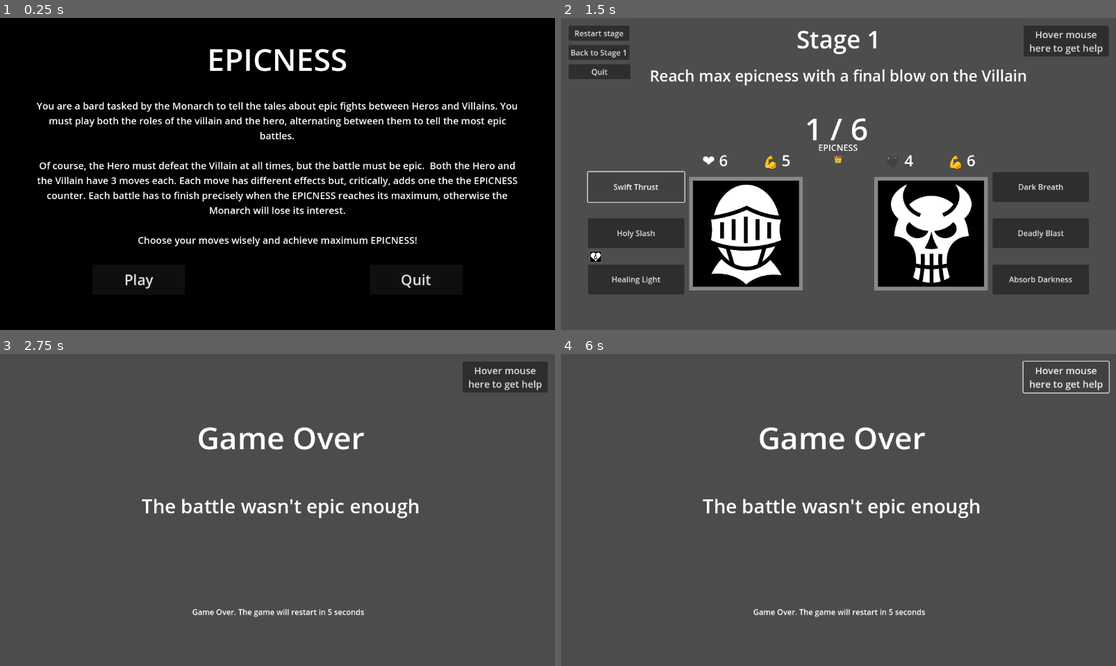
Above: before the commit, frames 1-4 (two rows, left to right).
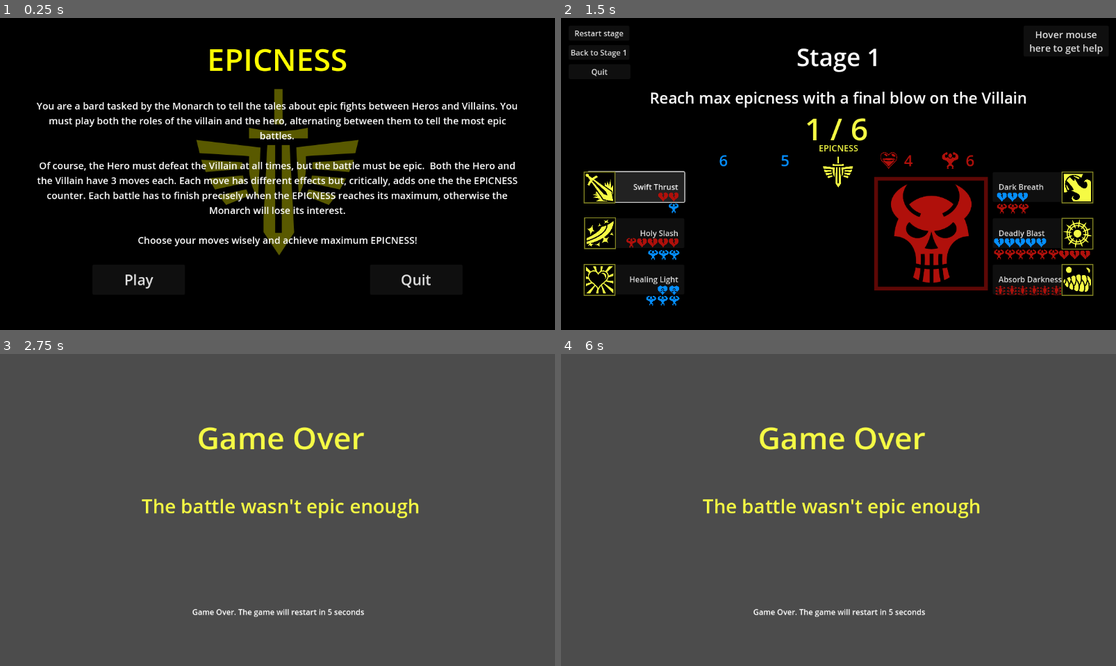
Above: after the commit, the same moments.

Repository: mtcruz/EPICNESS
Game: Godot game, scene res://main.tscn
Same seed, same stepped clock (60 frames per second), same inputs: the game is played once before the commit and once after it.
Inputs:
- Up to frame 1 (0.25 s): no input
- Up to frame 2 (1.5 s): click "Play" at 0.5 s; click "Swift Thrust" at 1.25 s
- Up to frame 3 (2.75 s): click "Holy Slash" at 2 s
- Up to frame 4 (6 s): click "Healing Light" at 2.75 s; click "Dark Breath" at 3.5 s; click "Deadly Blast" at 4.25 s; click "Absorb Darkness" at 5 s; click "Hover mouse here to get help" at 5.75 s

The runs differ from the first frame. In frame 1, 4.5% of the frame differs, in the area x 35-65%, y 9-76%; in frame 2, 91%, in the area x 0-100%, y 0-100%; in frame 3, 3.2%; in frame 4, 2.2%.

Commit message:
Implement icons for stats and their respective colors

Diff:
--- a/Luta.gd
+++ b/Luta.gd
@@ -69,10 +69,10 @@
 							"\n | time_transition: " , time_transition,
 							"\n | time_now: " , time_now, \
 							" | last_actor: ", last_actor))
-	$HeroHealth.set_text("❤ %d" % [health_hero])
-	$VillainHealth.set_text("🖤 %d" % [health_villain])
-	$HeroStamina.set_text("💪 %d" % [stamina_hero])
-	$VillainStamina.set_text("💪 %d" % [stamina_villain])
+	$HeroHealth.set_text(" %d" % [health_hero])
+	$VillainHealth.set_text(" %d" % [health_villain])
+	$HeroStamina.set_text(" %d" % [stamina_hero])
+	$VillainStamina.set_text(" %d" % [stamina_villain])
 	if epicness_current != (epicness_max - 1):
 		$Turns.set_text("%d / %d" % [epicness_current, epicness_max])
 	elif epicness_current == (epicness_max - 1) and not epicness_reached_peak:
--- a/Luta.tscn
+++ b/Luta.tscn
@@ -1,21 +1,62 @@
-[gd_scene load_steps=5 format=3 uid="uid://ibw58h7hq5vq"]
+[gd_scene load_steps=17 format=3 uid="uid://ibw58h7hq5vq"]
 
 [ext_resource type="Script" path="res://Luta.gd" id="1_c3j2y"]
 [ext_resource type="PackedScene" uid="uid://dlftagrqi65gd" path="res://hero.tscn" id="2_7exsv"]
 [ext_resource type="PackedScene" uid="uid://do8chwfgic5y2" path="res://villain.tscn" id="3_0n41o"]
-[ext_resource type="Texture2D" uid="uid://dm8q1ftrvjked" path="res://graphical assets/Lorc RPG icons/Icon.1_09.png" id="4_lhyi7"]
+[ext_resource type="Texture2D" uid="uid://dv66dqfvymged" path="res://game assets/Icon.6_26.png" id="4_f1ogt"]
+[ext_resource type="Texture2D" uid="uid://bhh3bm0qyi3k8" path="res://game assets/Icon_Damage_t.png" id="5_gbxq0"]
+[ext_resource type="Texture2D" uid="uid://bcwg6d24m0ei3" path="res://game assets/Icon.3_24.png" id="5_iyrs7"]
+[ext_resource type="Texture2D" uid="uid://hw7gcr0i0etf" path="res://game assets/Icon_Stamina_t.png" id="6_nhtgo"]
+[ext_resource type="Texture2D" uid="uid://ct4vvd3j51chx" path="res://game assets/Icon.6_49.png" id="7_ifxy2"]
+[ext_resource type="Texture2D" uid="uid://b7d3a20ge0lb8" path="res://game assets/Icons8_09.png" id="8_jd8vp"]
+[ext_resource type="Texture2D" uid="uid://1vlgptfdi88b" path="res://game assets/Icon_heal_t.png" id="9_5lwfx"]
+[ext_resource type="Texture2D" uid="uid://chsha6jt3bu13" path="res://game assets/Icon.4_29.png" id="9_t5ody"]
+[ext_resource type="Texture2D" uid="uid://cm15kyjablgcd" path="res://game assets/EPICNESS icon.png" id="11_u2kvt"]
+[ext_resource type="Texture2D" uid="uid://icmm41tjg5f6" path="res://game assets/Icon.4_38.png" id="12_n1hy3"]
+[ext_resource type="Texture2D" uid="uid://c0euyq7if0tia" path="res://game assets/Icon_heal_stamina_t.png" id="13_kbqhc"]
+[ext_resource type="Texture2D" uid="uid://d1ylqcya55xgk" path="res://game assets/Icon_health_t.png" id="15_wwhq2"]
+
+[sub_resource type="CanvasItemMaterial" id="CanvasItemMaterial_2e5rq"]
 
 [node name="Luta" type="Node2D"]
 process_mode = 1
 script = ExtResource("1_c3j2y")
 
+[node name="ColorRect" type="ColorRect" parent="."]
+material = SubResource("CanvasItemMaterial_2e5rq")
+offset_right = 1152.0
+offset_bottom = 648.0
+color = Color(0, 0, 0, 1)
+
 [node name="Hero" parent="." instance=ExtResource("2_7exsv")]
+modulate = Color(0.0196078, 0.560784, 1, 1)
 position = Vector2(384, 448)
 scale = Vector2(2, 2)
 
+[node name="IconHealthT" type="Sprite2D" parent="Hero"]
+position = Vector2(-43.5, -75.5)
+scale = Vector2(0.05, 0.05)
+texture = ExtResource("15_wwhq2")
+
+[node name="IconStaminaT2" type="Sprite2D" parent="Hero"]
+position = Vector2(20, -76)
+scale = Vector2(0.05, 0.05)
+texture = ExtResource("6_nhtgo")
+
 [node name="Villain" parent="." instance=ExtResource("3_0n41o")]
+modulate = Color(0.690196, 0.0627451, 0.0431373, 1)
 position = Vector2(768, 448)
 scale = Vector2(2, 2)
+
+[node name="IconHealthT2" type="Sprite2D" parent="Villain"]
+position = Vector2(-44, -76)
+scale = Vector2(0.05, 0.05)
+texture = ExtResource("15_wwhq2")
+
+[node name="IconStaminaT" type="Sprite2D" parent="Villain"]
+position = Vector2(20, -76)
+scale = Vector2(0.05, 0.05)
+texture = ExtResource("6_nhtgo")
 
 [node name="HeroButtons" type="Control" parent="."]
 layout_mode = 3
@@ -29,7 +70,32 @@
 offset_top = 320.0
 offset_right = 256.0
 offset_bottom = 382.0
-text = "Swift Thrust"
+text = "Swift Thrust  "
+alignment = 2
+
+[node name="Icon626" type="Sprite2D" parent="HeroButtons"]
+modulate = Color(0.960784, 0.980392, 0.266667, 1)
+position = Vector2(80, 352)
+scale = Vector2(0.165, 0.165)
+texture = ExtResource("4_f1ogt")
+
+[node name="IconDamageT" type="Sprite2D" parent="HeroButtons"]
+modulate = Color(0.690196, 0.0627451, 0.0431373, 1)
+position = Vector2(234, 372)
+scale = Vector2(0.06, 0.06)
+texture = ExtResource("5_gbxq0")
+
+[node name="IconDamageT2" type="Sprite2D" parent="HeroButtons"]
+modulate = Color(0.690196, 0.0627451, 0.0431373, 1)
+position = Vector2(212, 372)
+scale = Vector2(0.06, 0.06)
+texture = ExtResource("5_gbxq0")
+
+[node name="IconStaminaT16" type="Sprite2D" parent="HeroButtons"]
+modulate = Color(0.0196078, 0.560784, 1, 1)
+position = Vector2(234, 395)
+scale = Vector2(0.06, 0.06)
+texture = ExtResource("6_nhtgo")
 
 [node name="hero_move_2" type="Button" parent="HeroButtons"]
 layout_mode = 0
@@ -37,7 +103,62 @@
 offset_top = 416.0
 offset_right = 256.0
 offset_bottom = 478.0
-text = "Holy Slash"
+text = "Holy Slash  "
+alignment = 2
+
+[node name="Icon324" type="Sprite2D" parent="HeroButtons"]
+modulate = Color(0.960784, 0.980392, 0.266667, 1)
+position = Vector2(81, 447)
+scale = Vector2(0.165, 0.165)
+texture = ExtResource("5_iyrs7")
+
+[node name="IconDamageT3" type="Sprite2D" parent="HeroButtons"]
+modulate = Color(0.690196, 0.0627451, 0.0431373, 1)
+position = Vector2(234, 467.16)
+scale = Vector2(0.06, 0.06)
+texture = ExtResource("5_gbxq0")
+
+[node name="IconDamageT4" type="Sprite2D" parent="HeroButtons"]
+modulate = Color(0.690196, 0.0627451, 0.0431373, 1)
+position = Vector2(212, 467.16)
+scale = Vector2(0.06, 0.06)
+texture = ExtResource("5_gbxq0")
+
+[node name="IconDamageT5" type="Sprite2D" parent="HeroButtons"]
+modulate = Color(0.690196, 0.0627451, 0.0431373, 1)
+position = Vector2(190.16, 467.16)
+scale = Vector2(0.06, 0.06)
+texture = ExtResource("5_gbxq0")
+
+[node name="IconDamageT6" type="Sprite2D" parent="HeroButtons"]
+modulate = Color(0.690196, 0.0627451, 0.0431373, 1)
+position = Vector2(168.16, 467.16)
+scale = Vector2(0.06, 0.06)
+texture = ExtResource("5_gbxq0")
+
+[node name="IconStaminaT" type="Sprite2D" parent="HeroButtons"]
+modulate = Color(0.0196078, 0.560784, 1, 1)
+position = Vector2(235.16, 492.16)
+scale = Vector2(0.06, 0.06)
+texture = ExtResource("6_nhtgo")
+
+[node name="IconStaminaT2" type="Sprite2D" parent="HeroButtons"]
+modulate = Color(0.0196078, 0.560784, 1, 1)
+position = Vector2(191.16, 492.16)
+scale = Vector2(0.06, 0.06)
+texture = ExtResource("6_nhtgo")
+
+[node name="IconStaminaT7" type="Sprite2D" parent="HeroButtons"]
+modulate = Color(0.690196, 0.0627451, 0.0431373, 1)
+position = Vector2(146, 467)
+scale = Vector2(0.06, 0.06)
+texture = ExtResource("6_nhtgo")
+
+[node name="IconStaminaT3" type="Sprite2D" parent="HeroButtons"]
+modulate = Color(0.0196078, 0.560784, 1, 1)
+position = Vector2(213.16, 492.16)
+scale = Vector2(0.06, 0.06)
+texture = ExtResource("6_nhtgo")
 
 [node name="hero_move_3" type="Button" parent="HeroButtons"]
 layout_mode = 0
@@ -45,7 +166,44 @@
 offset_top = 512.0
 offset_right = 256.0
 offset_bottom = 574.0
-text = "Healing Light"
+text = "Healing Light  "
+alignment = 2
+
+[node name="Icons809" type="Sprite2D" parent="HeroButtons"]
+modulate = Color(0.960784, 0.980392, 0.266667, 1)
+position = Vector2(80, 544)
+scale = Vector2(0.165, 0.165)
+texture = ExtResource("8_jd8vp")
+
+[node name="IconHealT" type="Sprite2D" parent="HeroButtons"]
+modulate = Color(0.0196078, 0.560784, 1, 1)
+position = Vector2(235, 566)
+scale = Vector2(0.06, 0.06)
+texture = ExtResource("9_5lwfx")
+
+[node name="IconHealT2" type="Sprite2D" parent="HeroButtons"]
+modulate = Color(0.0196078, 0.560784, 1, 1)
+position = Vector2(211, 566)
+scale = Vector2(0.06, 0.06)
+texture = ExtResource("9_5lwfx")
+
+[node name="IconStaminaT4" type="Sprite2D" parent="HeroButtons"]
+modulate = Color(0.0196078, 0.560784, 1, 1)
+position = Vector2(235.16, 587.16)
+scale = Vector2(0.06, 0.06)
+texture = ExtResource("6_nhtgo")
+
+[node name="IconStaminaT5" type="Sprite2D" parent="HeroButtons"]
+modulate = Color(0.0196078, 0.560784, 1, 1)
+position = Vector2(187.16, 587.16)
+scale = Vector2(0.06, 0.06)
+texture = ExtResource("6_nhtgo")
+
+[node name="IconStaminaT6" type="Sprite2D" parent="HeroButtons"]
+modulate = Color(0.0196078, 0.560784, 1, 1)
+position = Vector2(211.16, 587.16)
+scale = Vector2(0.06, 0.06)
+texture = ExtResource("6_nhtgo")
 
 [node name="VillainButtons" type="Control" parent="."]
 layout_mode = 3
@@ -59,7 +217,50 @@
 offset_top = 320.0
 offset_right = 1096.0
 offset_bottom = 382.0
-text = "Dark Breath"
+text = "  Dark Breath"
+alignment = 0
+
+[node name="Icon649" type="Sprite2D" parent="VillainButtons"]
+modulate = Color(0.960784, 0.980392, 0.266667, 1)
+position = Vector2(1072, 352)
+scale = Vector2(0.165, 0.165)
+texture = ExtResource("7_ifxy2")
+
+[node name="IconDamageT7" type="Sprite2D" parent="VillainButtons"]
+modulate = Color(0.0196078, 0.560784, 1, 1)
+position = Vector2(959, 372.16)
+scale = Vector2(0.06, 0.06)
+texture = ExtResource("5_gbxq0")
+
+[node name="IconDamageT8" type="Sprite2D" parent="VillainButtons"]
+modulate = Color(0.0196078, 0.560784, 1, 1)
+position = Vector2(937, 372.16)
+scale = Vector2(0.06, 0.06)
+texture = ExtResource("5_gbxq0")
+
+[node name="IconDamageT9" type="Sprite2D" parent="VillainButtons"]
+modulate = Color(0.0196078, 0.560784, 1, 1)
+position = Vector2(915.16, 372.16)
+scale = Vector2(0.06, 0.06)
+texture = ExtResource("5_gbxq0")
+
+[node name="IconStaminaT7" type="Sprite2D" parent="VillainButtons"]
+modulate = Color(0.690196, 0.0627451, 0.0431373, 1)
+position = Vector2(960.16, 396.16)
+scale = Vector2(0.06, 0.06)
+texture = ExtResource("6_nhtgo")
+
+[node name="IconStaminaT8" type="Sprite2D" parent="VillainButtons"]
+modulate = Color(0.690196, 0.0627451, 0.0431373, 1)
+position = Vector2(915.16, 396.16)
+scale = Vector2(0.06, 0.06)
+texture = ExtResource("6_nhtgo")
+
+[node name="IconStaminaT9" type="Sprite2D" parent="VillainButtons"]
+modulate = Color(0.690196, 0.0627451, 0.0431373, 1)
+position = Vector2(938.16, 396.16)
+scale = Vector2(0.06, 0.06)
+texture = ExtResource("6_nhtgo")
 
 [node name="villain_move_2" type="Button" parent="VillainButtons"]
 layout_mode = 0
@@ -67,7 +268,98 @@
 offset_top = 416.0
 offset_right = 1096.0
 offset_bottom = 478.0
-text = "Deadly Blast"
+text = "  Deadly Blast"
+alignment = 0
+
+[node name="Icon429" type="Sprite2D" parent="VillainButtons"]
+modulate = Color(0.960784, 0.980392, 0.266667, 1)
+position = Vector2(1072, 448)
+scale = Vector2(0.165, 0.165)
+texture = ExtResource("9_t5ody")
+
+[node name="IconDamageT10" type="Sprite2D" parent="VillainButtons"]
+modulate = Color(0.0196078, 0.560784, 1, 1)
+position = Vector2(975, 467.16)
+scale = Vector2(0.06, 0.06)
+texture = ExtResource("5_gbxq0")
+
+[node name="IconDamageT14" type="Sprite2D" parent="VillainButtons"]
+modulate = Color(0.0196078, 0.560784, 1, 1)
+position = Vector2(997, 467)
+scale = Vector2(0.06, 0.06)
+texture = ExtResource("5_gbxq0")
+
+[node name="IconDamageT11" type="Sprite2D" parent="VillainButtons"]
+modulate = Color(0.0196078, 0.560784, 1, 1)
+position = Vector2(953, 467.16)
+scale = Vector2(0.06, 0.06)
+texture = ExtResource("5_gbxq0")
+
+[node name="IconDamageT15" type="Sprite2D" parent="VillainButtons"]
+modulate = Color(0.690196, 0.0627451, 0.0431373, 1)
+position = Vector2(1066.16, 492.32)
+scale = Vector2(0.06, 0.06)
+texture = ExtResource("5_gbxq0")
+
+[node name="IconDamageT16" type="Sprite2D" parent="VillainButtons"]
+modulate = Color(0.690196, 0.0627451, 0.0431373, 1)
+position = Vector2(1088.16, 492.16)
+scale = Vector2(0.06, 0.06)
+texture = ExtResource("5_gbxq0")
+
+[node name="IconDamageT17" type="Sprite2D" parent="VillainButtons"]
+modulate = Color(0.690196, 0.0627451, 0.0431373, 1)
+position = Vector2(1044.16, 492.32)
+scale = Vector2(0.06, 0.06)
+texture = ExtResource("5_gbxq0")
+
+[node name="IconDamageT12" type="Sprite2D" parent="VillainButtons"]
+modulate = Color(0.0196078, 0.560784, 1, 1)
+position = Vector2(931.16, 467.16)
+scale = Vector2(0.06, 0.06)
+texture = ExtResource("5_gbxq0")
+
+[node name="IconDamageT13" type="Sprite2D" parent="VillainButtons"]
+modulate = Color(0.0196078, 0.560784, 1, 1)
+position = Vector2(909.16, 467.16)
+scale = Vector2(0.06, 0.06)
+texture = ExtResource("5_gbxq0")
+
+[node name="IconStaminaT10" type="Sprite2D" parent="VillainButtons"]
+modulate = Color(0.690196, 0.0627451, 0.0431373, 1)
+position = Vector2(954.16, 491.16)
+scale = Vector2(0.06, 0.06)
+texture = ExtResource("6_nhtgo")
+
+[node name="IconStaminaT11" type="Sprite2D" parent="VillainButtons"]
+modulate = Color(0.690196, 0.0627451, 0.0431373, 1)
+position = Vector2(909.16, 491.16)
+scale = Vector2(0.06, 0.06)
+texture = ExtResource("6_nhtgo")
+
+[node name="IconStaminaT12" type="Sprite2D" parent="VillainButtons"]
+modulate = Color(0.690196, 0.0627451, 0.0431373, 1)
+position = Vector2(932.16, 491.16)
+scale = Vector2(0.06, 0.06)
+texture = ExtResource("6_nhtgo")
+
+[node name="IconStaminaT13" type="Sprite2D" parent="VillainButtons"]
+modulate = Color(0.690196, 0.0627451, 0.0431373, 1)
+position = Vector2(1022.16, 491.16)
+scale = Vector2(0.06, 0.06)
+texture = ExtResource("6_nhtgo")
+
+[node name="IconStaminaT14" type="Sprite2D" parent="VillainButtons"]
+modulate = Color(0.690196, 0.0627451, 0.0431373, 1)
+position = Vector2(976.16, 491.16)
+scale = Vector2(0.06, 0.06)
+texture = ExtResource("6_nhtgo")
+
+[node name="IconStaminaT15" type="Sprite2D" parent="VillainButtons"]
+modulate = Color(0.690196, 0.0627451, 0.0431373, 1)
+position = Vector2(999.16, 491.16)
+scale = Vector2(0.06, 0.06)
+texture = ExtResource("6_nhtgo")
 
 [node name="villain_move_3" type="Button" parent="VillainButtons"]
 layout_mode = 0
@@ -75,9 +367,53 @@
 offset_top = 512.0
 offset_right = 1096.0
 offset_bottom = 574.0
-text = "Absorb Darkness"
+text = "  Absorb Darkness"
+alignment = 0
+
+[node name="Icon464" type="Sprite2D" parent="VillainButtons"]
+modulate = Color(0.960784, 0.980392, 0.266667, 1)
+position = Vector2(1072, 544)
+scale = Vector2(0.165, 0.165)
+texture = ExtResource("12_n1hy3")
+
+[node name="IconHealStaminaT" type="Sprite2D" parent="VillainButtons"]
+modulate = Color(0.690196, 0.0627451, 0.0431373, 1)
+position = Vector2(912.16, 566.16)
+scale = Vector2(0.06, 0.06)
+texture = ExtResource("13_kbqhc")
+
+[node name="IconHealStaminaT2" type="Sprite2D" parent="VillainButtons"]
+modulate = Color(0.690196, 0.0627451, 0.0431373, 1)
+position = Vector2(936.16, 566.16)
+scale = Vector2(0.06, 0.06)
+texture = ExtResource("13_kbqhc")
+
+[node name="IconHealStaminaT3" type="Sprite2D" parent="VillainButtons"]
+modulate = Color(0.690196, 0.0627451, 0.0431373, 1)
+position = Vector2(958.32, 566.32)
+scale = Vector2(0.06, 0.06)
+texture = ExtResource("13_kbqhc")
+
+[node name="IconHealStaminaT4" type="Sprite2D" parent="VillainButtons"]
+modulate = Color(0.690196, 0.0627451, 0.0431373, 1)
+position = Vector2(982.32, 566.32)
+scale = Vector2(0.06, 0.06)
+texture = ExtResource("13_kbqhc")
+
+[node name="IconHealStaminaT5" type="Sprite2D" parent="VillainButtons"]
+modulate = Color(0.690196, 0.0627451, 0.0431373, 1)
+position = Vector2(1004.32, 566.32)
+scale = Vector2(0.06, 0.06)
+texture = ExtResource("13_kbqhc")
+
+[node name="IconHealStaminaT6" type="Sprite2D" parent="VillainButtons"]
+modulate = Color(0.690196, 0.0627451, 0.0431373, 1)
+position = Vector2(1028.32, 566.32)
+scale = Vector2(0.06, 0.06)
+texture = ExtResource("13_kbqhc")
 
 [node name="Turns" type="Label" parent="."]
+modulate = Color(0.960784, 0.980392, 0.266667, 1)
 anchors_preset = 5
 anchor_left = 0.5
 anchor_right = 0.5
@@ -92,43 +428,43 @@
 vertical_alignment = 1
 
 [node name="HeroHealth" type="Label" parent="."]
-offset_left = 256.0
+modulate = Color(0.0196078, 0.560784, 1, 1)
+offset_left = 320.0
 offset_top = 272.0
 offset_right = 384.0
 offset_bottom = 320.0
 theme_override_font_sizes/font_size = 32
-text = "health"
-horizontal_alignment = 1
+text = "h"
 vertical_alignment = 1
 
 [node name="HeroStamina" type="Label" parent="."]
-offset_left = 385.0
+modulate = Color(0.0196078, 0.560784, 1, 1)
+offset_left = 448.0
 offset_top = 272.0
 offset_right = 512.0
 offset_bottom = 320.0
 theme_override_font_sizes/font_size = 32
-text = "stamina"
-horizontal_alignment = 1
+text = "st"
 vertical_alignment = 1
 
 [node name="VillainHealth" type="Label" parent="."]
-offset_left = 640.0
+modulate = Color(0.690196, 0.0627451, 0.0431373, 1)
+offset_left = 704.0
 offset_top = 272.0
 offset_right = 768.0
 offset_bottom = 320.0
 theme_override_font_sizes/font_size = 32
-text = "health"
-horizontal_alignment = 1
+text = "h"
 vertical_alignment = 1
 
 [node name="VillainStamina" type="Label" parent="."]
-offset_left = 769.0
+modulate = Color(0.690196, 0.0627451, 0.0431373, 1)
+offset_left = 832.0
 offset_top = 272.0
 offset_right = 896.0
 offset_bottom = 320.0
 theme_override_font_sizes/font_size = 32
-text = "stamina"
-horizontal_alignment = 1
+text = "st"
 vertical_alignment = 1
 
 [node name="Message" type="Label" parent="."]
@@ -136,8 +472,9 @@
 anchor_left = 0.5
 anchor_right = 0.5
 offset_left = 24.0
+offset_top = 37.0
 offset_right = 1128.0
-offset_bottom = 88.0
+offset_bottom = 125.0
 grow_horizontal = 2
 theme_override_font_sizes/font_size = 50
 text = "Message"
@@ -150,9 +487,9 @@
 anchor_left = 0.5
 anchor_right = 0.5
 offset_left = 64.0
-offset_top = 96.0
+offset_top = 142.0
 offset_right = 1088.0
-offset_bottom = 144.0
+offset_bottom = 190.0
 grow_horizontal = 2
 theme_override_font_sizes/font_size = 32
 text = "Sub message"
@@ -160,24 +497,32 @@
 vertical_alignment = 1
 autowrap_mode = 2
 
+[node name="EpicnessIcon" type="Sprite2D" parent="."]
+modulate = Color(0.960784, 0.980392, 0.266667, 1)
+position = Vector2(575, 320)
+scale = Vector2(0.185484, 0.185484)
+texture = ExtResource("11_u2kvt")
+
 [node name="EpicnessTag" type="Label" parent="."]
+modulate = Color(0.960784, 0.980392, 0.266667, 1)
 anchors_preset = 5
 anchor_left = 0.5
 anchor_right = 0.5
-offset_left = 63.0
+offset_left = 64.0
 offset_top = 256.0
-offset_right = 1087.0
+offset_right = 1088.0
 offset_bottom = 285.0
 grow_horizontal = 2
 theme_override_font_sizes/font_size = 18
 text = "Epicness
-👑"
+"
 horizontal_alignment = 1
 vertical_alignment = 1
 autowrap_mode = 2
 uppercase = true
 
 [node name="DebugInfo" type="Label" parent="."]
+visible = false
 anchors_preset = 5
 anchor_left = 0.5
 anchor_right = 0.5
@@ -212,10 +557,23 @@
 offset_bottom = 127.0
 text = "Quit"
 
-[node name="Icon109" type="Sprite2D" parent="."]
-position = Vector2(72, 496)
-scale = Vector2(0.06, 0.06)
-texture = ExtResource("4_lhyi7")
+[node name="Button" type="Button" parent="."]
+offset_left = 960.0
+offset_top = 16.0
+offset_right = 1137.0
+offset_bottom = 80.0
+tooltip_text = "TIP:
+Plan your moves so you can reach maximum EPICNESS on a move on which  the Hero kills the Villain.
+
+RULES:
+- The Hero must defeat the Villain at all times.
+- Both the Hero and the Villain have 3 moves each. Each move has different effects.
+- Each move adds one the the EPICNESS counter.
+- The battle must end precisely when the EPICNESS reaches its maximum.
+"
+theme_override_font_sizes/font_size = 20
+text = "Hover mouse
+here to get help"
 
 [node name="TransitionMessage" type="Control" parent="."]
 visible = false
@@ -236,6 +594,7 @@
 color = Color(0.298039, 0.298039, 0.298039, 1)
 
 [node name="Line1" type="Label" parent="TransitionMessage"]
+modulate = Color(0.960784, 0.980392, 0.266667, 1)
 layout_mode = 0
 offset_left = 72.0
 offset_top = -216.0
@@ -247,6 +606,7 @@
 vertical_alignment = 1
 
 [node name="Line2" type="Label" parent="TransitionMessage"]
+modulate = Color(0.960784, 0.980392, 0.266667, 1)
 layout_mode = 0
 offset_left = 72.0
 offset_top = -56.0
@@ -258,6 +618,7 @@
 vertical_alignment = 1
 
 [node name="Line3" type="Label" parent="TransitionMessage"]
+modulate = Color(0.960784, 0.980392, 0.266667, 1)
 layout_mode = 0
 offset_left = 9.0
 offset_top = 72.0
@@ -277,24 +638,6 @@
 text = "Next Stage will begin in 5 seconds"
 horizontal_alignment = 1
 vertical_alignment = 1
-
-[node name="Button" type="Button" parent="."]
-offset_left = 960.0
-offset_top = 16.0
-offset_right = 1137.0
-offset_bottom = 80.0
-tooltip_text = "TIP:
-Plan your moves so you can reach maximum EPICNESS on a move on which  the Hero kills the Villain.
-
-RULES:
-- The Hero must defeat the Villain at all times.
-- Both the Hero and the Villain have 3 moves each. Each move has different effects.
-- Each move adds one the the EPICNESS counter.
-- The battle must end precisely when the EPICNESS reaches its maximum.
-"
-theme_override_font_sizes/font_size = 20
-text = "Hover mouse
-here to get help"
 
 [connection signal="button_down" from="HeroButtons/hero_move_1" to="." method="_on_hero_move_1"]
 [connection signal="button_down" from="HeroButtons/hero_move_2" to="." method="_on_hero_move_2"]
--- a/hero.tscn
+++ b/hero.tscn
@@ -1,15 +1,19 @@
-[gd_scene load_steps=4 format=3 uid="uid://dlftagrqi65gd"]
+[gd_scene load_steps=6 format=3 uid="uid://dlftagrqi65gd"]
 
-[ext_resource type="Texture2D" uid="uid://dysr4mqcfyigy" path="res://graphical assets/Lorc RPG icons/Icon.1_05.png" id="1_4gn11"]
+[ext_resource type="Shader" path="res://hero.gdshader" id="1_sqs26"]
+[ext_resource type="Texture2D" uid="uid://3y48a7gcxro5" path="res://game assets/Char_Hero.png" id="2_odd7v"]
 
 [sub_resource type="RectangleShape2D" id="RectangleShape2D_ev37s"]
 size = Vector2(130, 130)
+
+[sub_resource type="ShaderMaterial" id="ShaderMaterial_47q7g"]
+shader = ExtResource("1_sqs26")
 
 [sub_resource type="SpriteFrames" id="SpriteFrames_d6hha"]
 animations = [{
 "frames": [{
 "duration": 1.0,
-"texture": ExtResource("1_4gn11")
+"texture": ExtResource("2_odd7v")
 }],
 "loop": true,
 "name": &"default",
@@ -23,6 +27,9 @@
 debug_color = Color(0, 0.6, 0.701961, 0.419608)
 
 [node name="AnimatedSprite2D" type="AnimatedSprite2D" parent="CollisionShape2D"]
+material = SubResource("ShaderMaterial_47q7g")
 scale = Vector2(0.295, 0.295)
 sprite_frames = SubResource("SpriteFrames_d6hha")
 metadata/_edit_group_ = true
+
+[node name="Sprite2D" type="Sprite2D" parent="CollisionShape2D"]
--- a/main.tscn
+++ b/main.tscn
@@ -1,6 +1,7 @@
-[gd_scene load_steps=3 format=3 uid="uid://cukidb2j0xeg7"]
+[gd_scene load_steps=4 format=3 uid="uid://cukidb2j0xeg7"]
 
 [ext_resource type="Script" path="res://main.gd" id="1_s6hq5"]
+[ext_resource type="Texture2D" uid="uid://cm15kyjablgcd" path="res://game assets/EPICNESS icon.png" id="2_dd0a7"]
 
 [sub_resource type="CanvasItemMaterial" id="CanvasItemMaterial_gaavy"]
 
@@ -12,6 +13,11 @@
 offset_right = 1152.0
 offset_bottom = 648.0
 color = Color(0, 0, 0, 1)
+
+[node name="EpicnessIcon" type="Sprite2D" parent="."]
+modulate = Color(1, 1, 0, 0.34902)
+position = Vector2(576, 320)
+texture = ExtResource("2_dd0a7")
 
 [node name="Play" type="Button" parent="."]
 offset_left = 192.0
@@ -44,6 +50,7 @@
 autowrap_mode = 2
 
 [node name="Title" type="Label" parent="."]
+modulate = Color(1, 1, 0, 1)
 offset_left = 64.0
 offset_top = 40.0
 offset_right = 1088.0
--- a/villain.tscn
+++ b/villain.tscn
@@ -1,6 +1,6 @@
 [gd_scene load_steps=4 format=3 uid="uid://do8chwfgic5y2"]
 
-[ext_resource type="Texture2D" uid="uid://dfk6vf7gfl0j" path="res://graphical assets/Lorc RPG icons/Icon.5_02.png" id="1_ukp2c"]
+[ext_resource type="Texture2D" uid="uid://cpulmtbxngdtq" path="res://game assets/Char_villain.png" id="1_8a33c"]
 
 [sub_resource type="RectangleShape2D" id="RectangleShape2D_6d7fl"]
 size = Vector2(130, 130)
@@ -9,7 +9,7 @@
 animations = [{
 "frames": [{
 "duration": 1.0,
-"texture": ExtResource("1_ukp2c")
+"texture": ExtResource("1_8a33c")
 }],
 "loop": true,
 "name": &"default",
Binary file added: Icon.3_24.png
Binary file added: game assets/Char_Hero.png
Binary file added: game assets/Char_villain.png
Binary file added: game assets/EPICNESS icon.png
Binary file added: game assets/Icon.1_10.png
Binary file added: game assets/Icon.2_24.png
Binary file added: game assets/Icon.2_77.png
Binary file added: game assets/Icon.3_24.png
Binary file added: game assets/Icon.3_51.png
Binary file added: game assets/Icon.3_59.png
Binary file added: game assets/Icon.3_72.png
Binary file added: game assets/Icon.3_80.png
(and 26 more such lines)
